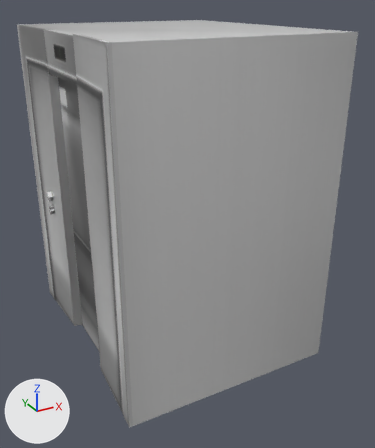
One commit to the glTF model thegame/3d-assets/objects/hissi/hissi.gltf: the scene before it, then after it.
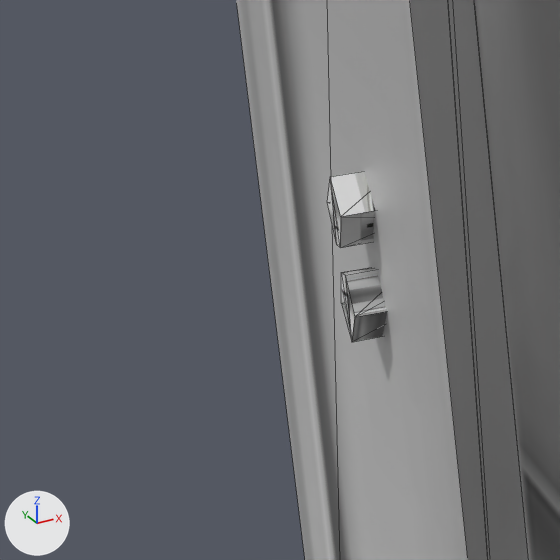
Each version is shown whole from a 50 mm lens placed at (-2.244, 3.359, 3.203), pointed at (0.007, 7.453, 1.156), then close up on the part from 1% to 21% of the width and 38% to 55% of the height. The axes (+X, +Y, +Z) are drawn at lower left. The lights are the same throughout. The close-ups show mesh edges as thin lines. Where no turn or scale is listed for an object, it has been applied to the vertices. Vertices at the same position are counted once.

Names of what the first close-up shows: 'hissi'.
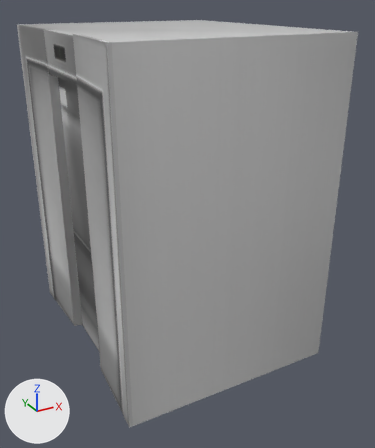
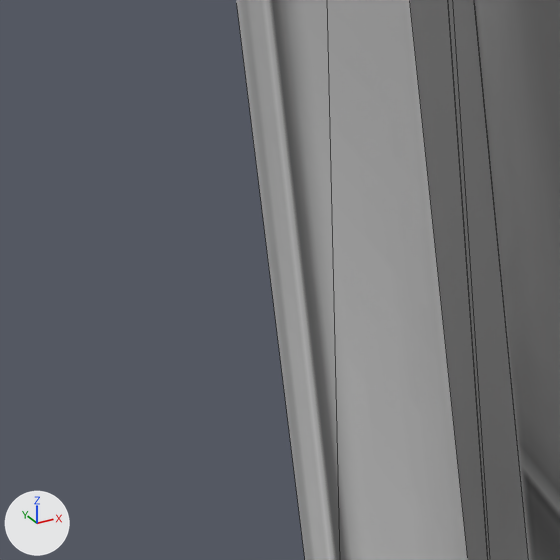
Diff of the bpy script that builds the scene:
```diff
--- a/thegame/3d-assets/objects/hissi/hissi.gltf.py
+++ b/thegame/3d-assets/objects/hissi/hissi.gltf.py
@@ me_hissi @@
 me_hissi.from_pydata(...)  # 60 vertices, 105 faces; spans x -1.05..1.0, y -1.21..1.21, z -0.01..3.0
 # used by ob_hissi; location = (-0.066, 7.651, -0.05)
+# me_hissi part 1: the loose piece of 14 vertices spanning x -1.04..-0.95, y 0.64..0.71, z 1.21..1.31 is deleted
+# me_hissi part 2: the loose piece of 14 vertices spanning x -1.05..-0.95, y 0.65..0.72, z 1.35..1.45 is deleted
 me_hissi.materials.append(mat_material_003)
-me_hissi.materials.append(mat_material_004)  # picture img_elevator_buttons_1533900628_4184399
```

Location of each change, (x1, y1, x2, y2) in pixels of the close-ups (560 x 560 px):
part 1 of me_hissi, deleted
    before: (341, 267, 387, 342)
part 2 of me_hissi, deleted
    before: (327, 171, 375, 248)
